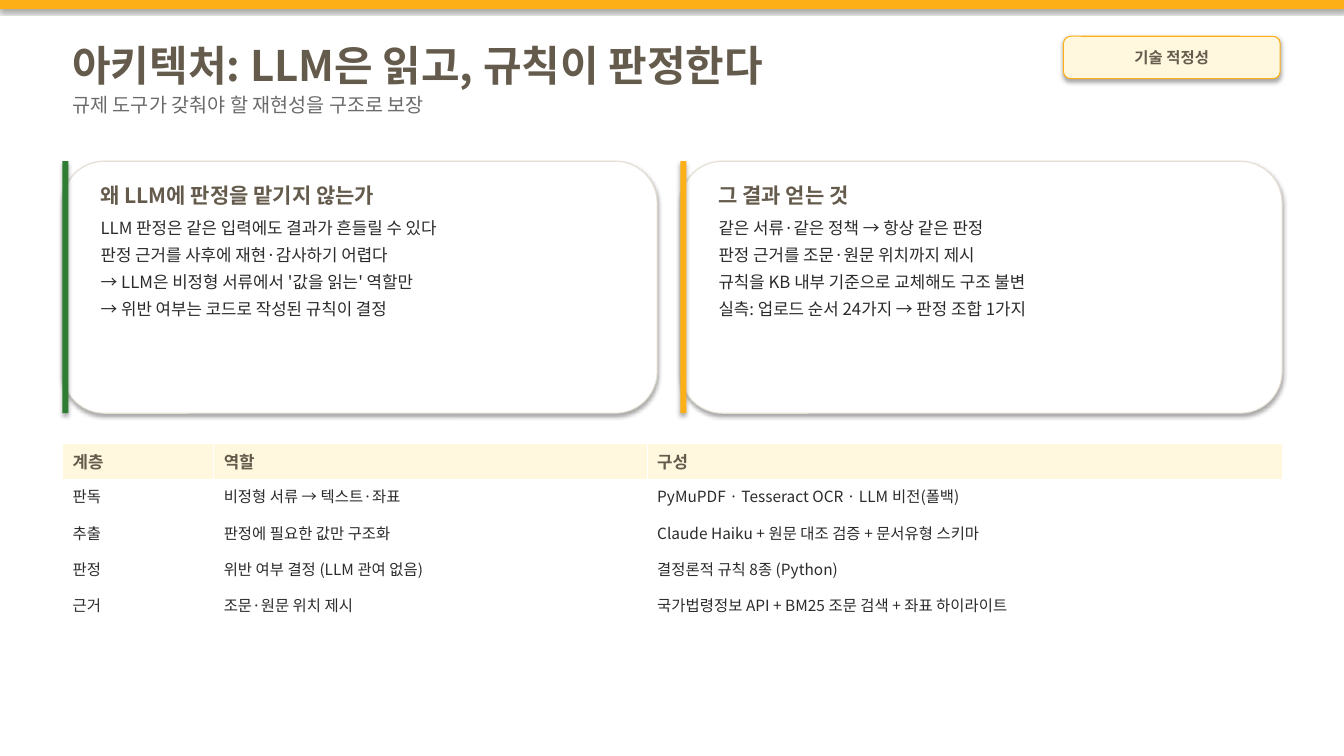
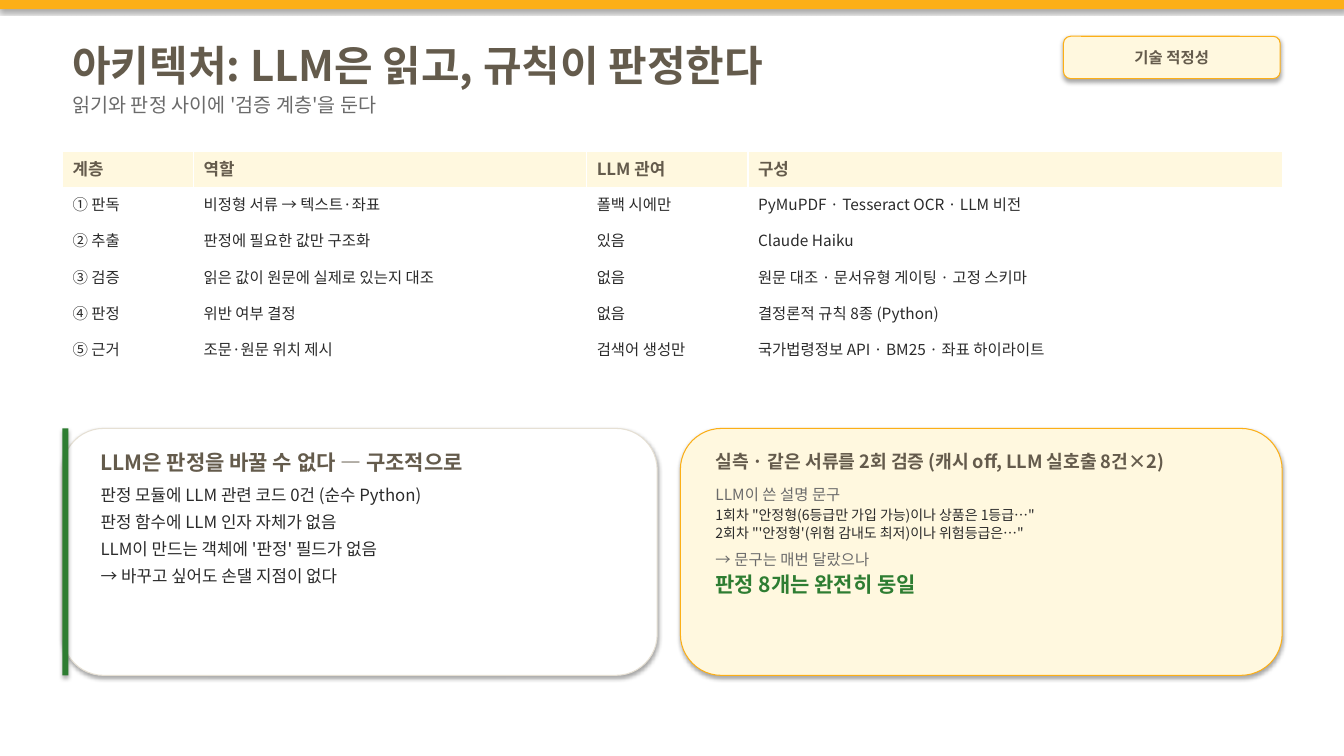
Before and after one commit to M0282/26KBAI_LW, a slide deck: slide 6 of docs/기술설명서_초안.pptx (slide 5 before the commit). Drawn at 1344x756 pixels with LibreOffice and Linux fonts; fonts in the diff are those of the drawing. Boxes give left, top, right and bottom in pixels: in the first picture for what was removed or moved away, otherwise in the second. Text is boxed around its words. In the diff, an @@ line names an element or a change of style, - is before the commit and + after.

```diff
--- a/docs/기술설명서_초안.pptx
+++ b/docs/기술설명서_초안.pptx
@@ text at <box>72,96,376,114</box>: text changed @@
-규제 도구가 갖춰야 할 재현성을 구조로 보장
+읽기와 판정 사이에 '검증 계층'을 둔다
@@ table at <box>63,151,1282,369</box> @@
-계층 | 역할 | 구성
-판독 | 비정형 서류 → 텍스트·좌표 | PyMuPDF · Tesseract OCR · LLM 비전(폴백)
-추출 | 판정에 필요한 값만 구조화 | Claude Haiku + 원문 대조 검증 + 문서유형 스키마
-판정 | 위반 여부 결정 (LLM 관여 없음) | 결정론적 규칙 8종 (Python)
-근거 | 조문·원문 위치 제시 | 국가법령정보 API + BM25 조문 검색 + 좌표 하이라이트
+계층 | 역할 | LLM 관여 | 구성
+① 판독 | 비정형 서류 → 텍스트·좌표 | 폴백 시에만 | PyMuPDF · Tesseract OCR · LLM 비전
+② 추출 | 판정에 필요한 값만 구조화 | 있음 | Claude Haiku
+③ 검증 | 읽은 값이 원문에 실제로 있는지 대조 | 없음 | 원문 대조 · 문서유형 게이팅 · 고정 스키마
+④ 판정 | 위반 여부 결정 | 없음 | 결정론적 규칙 8종 (Python)
+⑤ 근거 | 조문·원문 위치 제시 | 검색어 생성만 | 국가법령정보 API · BM25 · 좌표 하이라이트
@@ table: place and size @@
-table at <box>63,444,1282,625</box>
+table at <box>63,151,1282,369</box>
@@ rounded rectangle removed at <box>681,161,1282,413</box> @@
@@ rectangle removed at <box>681,161,687,413</box> @@
@@ text removed at <box>101,185,437,317</box> @@
-왜 LLM에 판정을 맡기지 않는가
-LLM 판정은 같은 입력에도 결과가 흔들릴 수 있다
-판정 근거를 사후에 재현·감사하기 어렵다
-→ LLM은 비정형 서류에서 '값을 읽는' 역할만
-→ 위반 여부는 코드로 작성된 규칙이 결정
@@ rounded rectangle: place and size @@
-rounded rectangle at <box>63,161,657,413</box>
+rounded rectangle at <box>63,429,657,676</box>
@@ rectangle: place and size @@
-rectangle at <box>63,161,69,413</box>
+rectangle at <box>63,429,69,676</box>
@@ rounded rectangle added at <box>681,429,1282,676</box>, fill #FFF8DF, outline #FCAF17 0.75 pt @@
@@ text added at <box>101,452,463,584</box>, 12 pt, text #2B2B2B @@
+LLM은 판정을 바꿀 수 없다 — 구조적으로
+판정 모듈에 LLM 관련 코드 0건 (순수 Python)
+판정 함수에 LLM 인자 자체가 없음
+LLM이 만드는 객체에 '판정' 필드가 없음
+→ 바꾸고 싶어도 손댈 지점이 없다
@@ text at <box>715,452,1164,594</box>: text changed; size 12 to 10 pt @@
-그 결과 얻는 것
-같은 서류·같은 정책 → 항상 같은 판정
-판정 근거를 조문·원문 위치까지 제시
-규칙을 KB 내부 기준으로 교체해도 구조 불변
-실측: 업로드 순서 24가지 → 판정 조합 1가지
+실측 · 같은 서류를 2회 검증 (캐시 off, LLM 실호출 8건×2)
+LLM이 쓴 설명 문구
+1회차 "안정형(6등급만 가입 가능)이나 상품은 1등급…"
+2회차 "'안정형'(위험 감내도 최저)이나 위험등급은…"
+→ 문구는 매번 달랐으나
+판정 8개는 완전히 동일
```
Also in this commit, not shown: 3 slides added, 2 other files.
